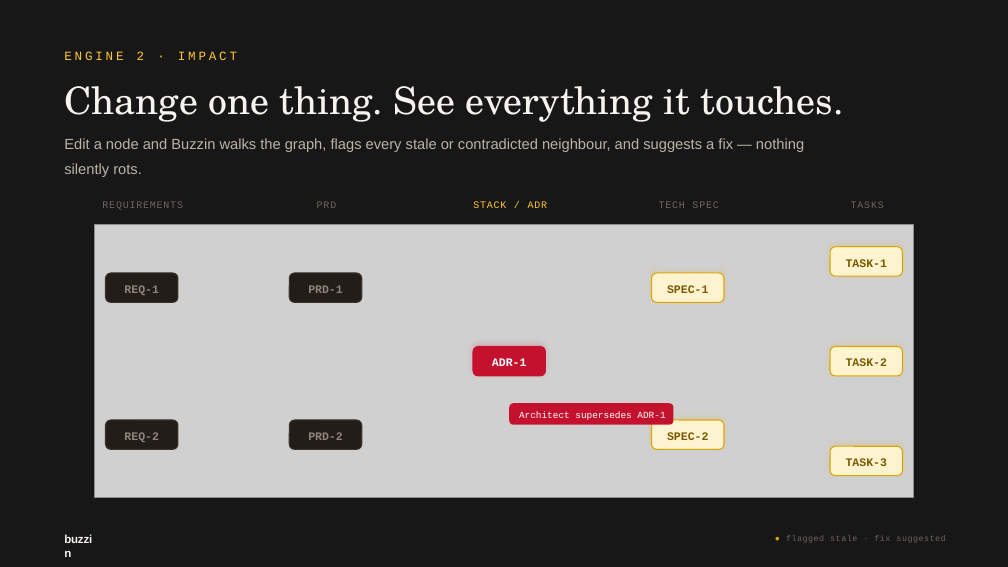
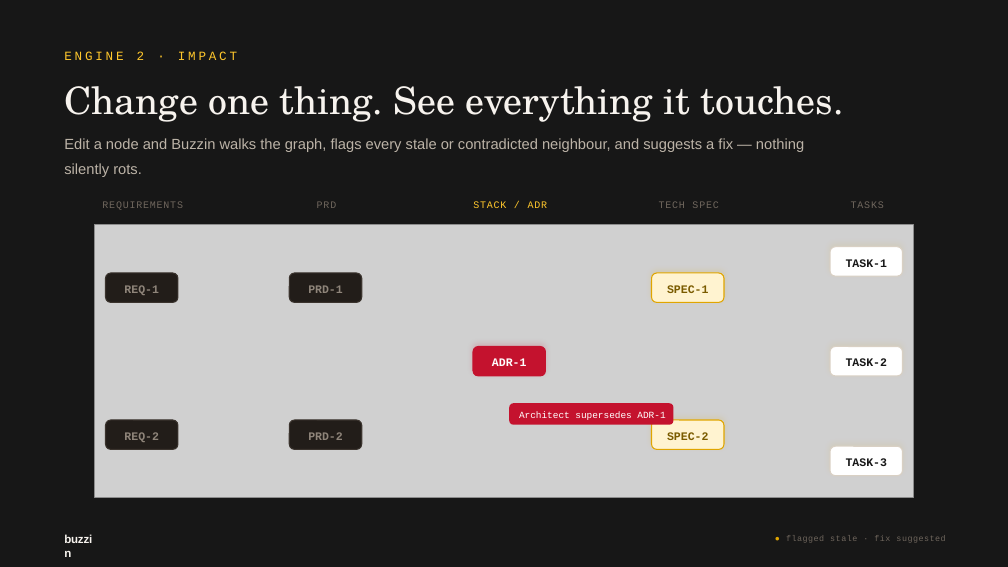
Before and after one commit to hola-manan/r2w, a slide deck: slide 9 of Reviewing_GitHub_code_first (2).pptx. Drawn at 1008x567 pixels with LibreOffice and Linux fonts; fonts in the diff are those of the drawing; grey boxes stand for pictures. Boxes give left, top, right and bottom in pixels: in the first picture for what was removed or moved away, otherwise in the second. Text is boxed around its words. In the diff, an @@ line names an element or a change of style, - is before the commit and + after.

```diff
--- a/Reviewing_GitHub_code_first (2).pptx
+++ b/Reviewing_GitHub_code_first (2).pptx
@@ text colour #7A5B00 to #171717 in 3 elements at (846,259,887,267), (846,358,887,366), (846,458,887,466) @@
@@ fill #FFF3D0 to #FFFFFF; outline #E0A500 1.5 pt to #D9D0C4 1.5 pt; shadow changed in 3 elements at (830,247,903,276), (830,347,903,376), (830,446,903,475) @@
```
